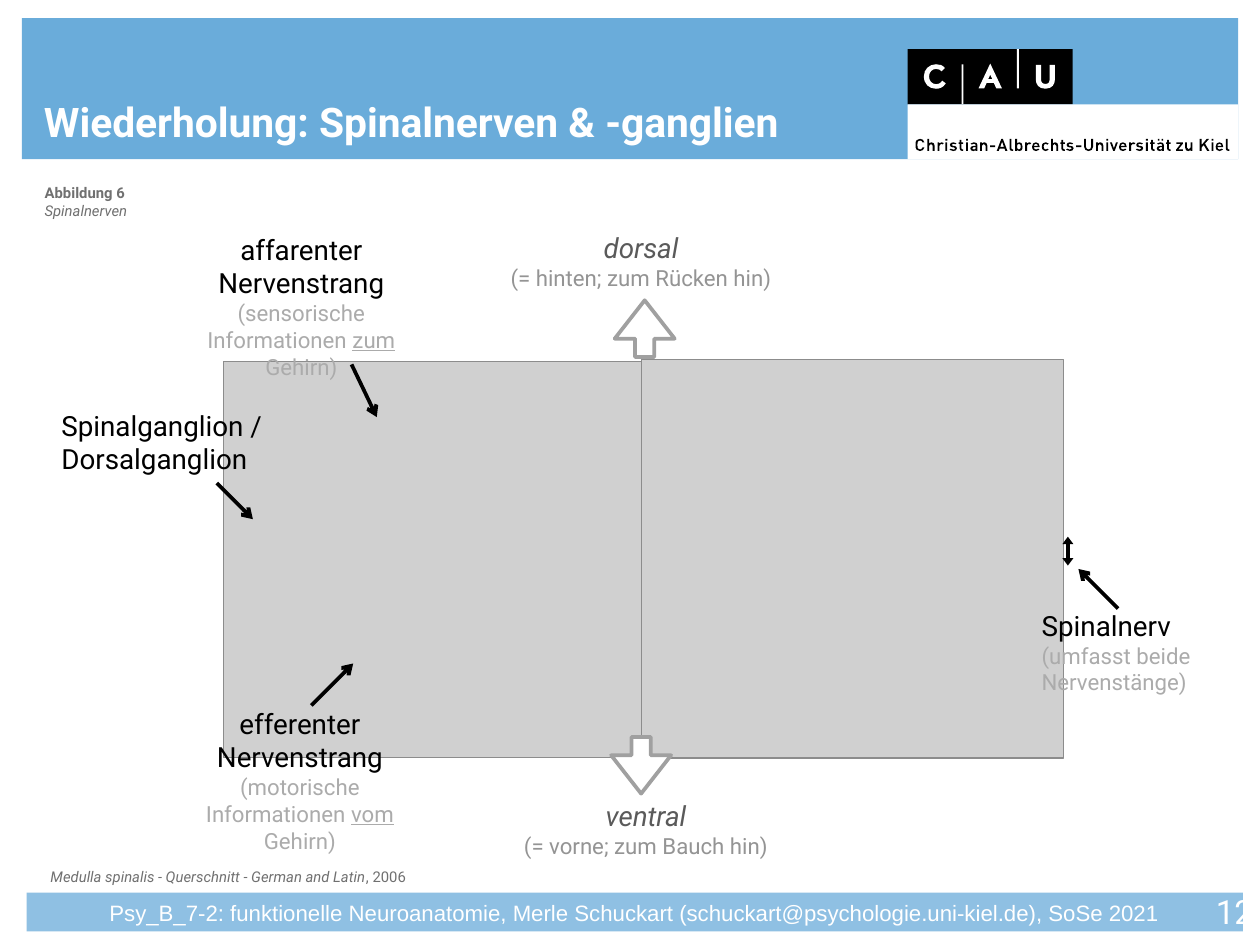
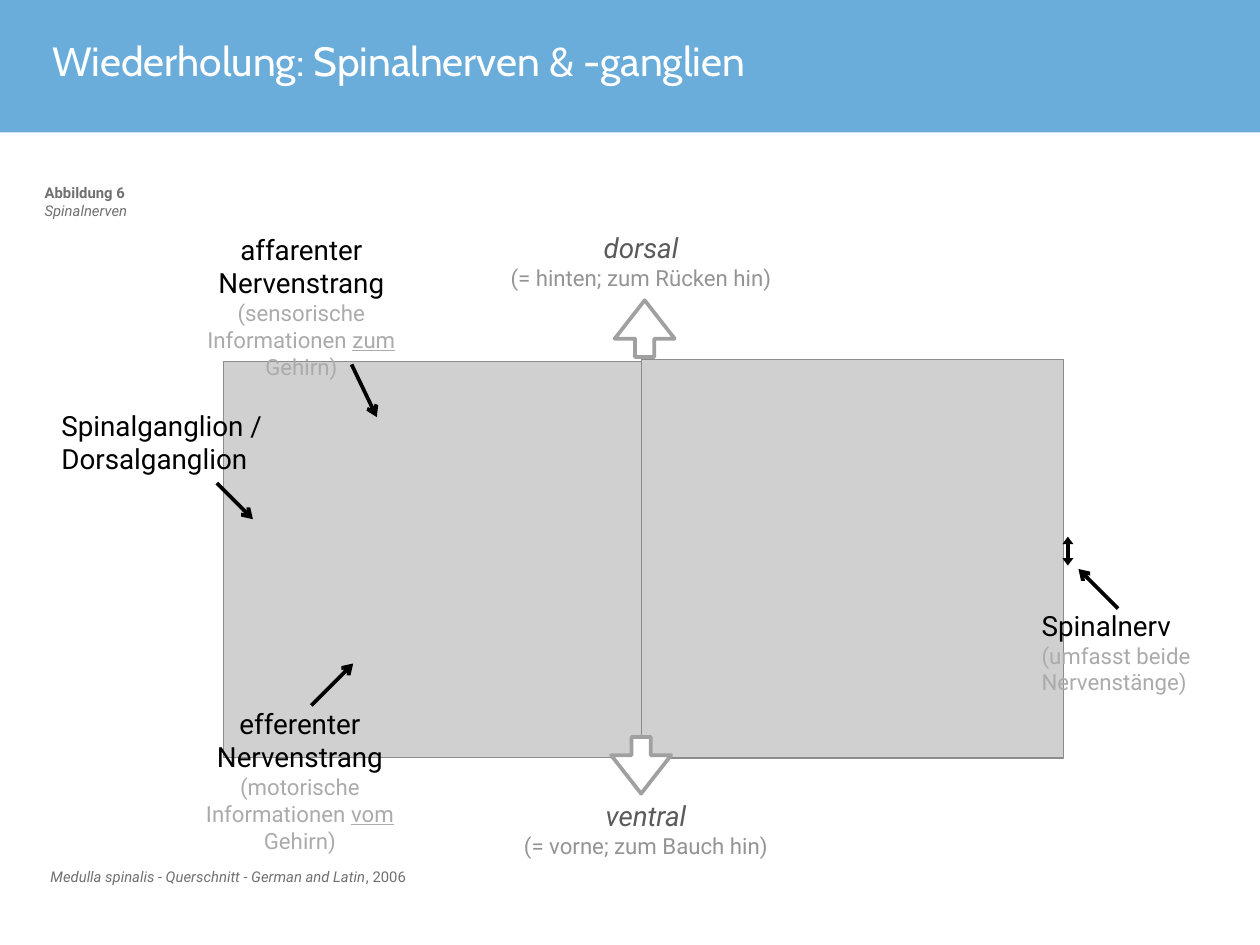
Before and after one commit to JuliusWelzel/teaching, a slide deck: slide 13 of seminars/funct_neuroanatomy_jw/Seminarfolien/FunNeuro_S07_Schmerz_MS.pptx (slide 12 before the commit). Drawn at 1260x945 pixels with LibreOffice and Linux fonts; fonts in the diff are those of the drawing; grey boxes stand for pictures; background and template pictures are left out. Boxes give left, top, right and bottom in pixels: in the first picture for what was removed or moved away, otherwise in the second. Text is boxed around its words. In the diff, an @@ line names an element or a change of style, - is before the commit and + after.

```diff
--- a/seminars/funct_neuroanatomy_jw/Seminarfolien/FunNeuro_S07_Schmerz_MS.pptx
+++ b/seminars/funct_neuroanatomy_jw/Seminarfolien/FunNeuro_S07_Schmerz_MS.pptx
@@ title "Wiederholung: Spinalnerven & -ganglien": place and size @@
-title "Wiederholung: Spinalnerven & -ganglien" at box(44, 106, 778, 146)
+title "Wiederholung: Spinalnerven & -ganglien" at box(53, 45, 745, 86)
@@ title "Wiederholung: Spinalnerven & -ganglien" at box(53, 45, 745, 86): font Roboto to Cabin, bold off; vertical alignment bottom to middle @@
@@ rectangle: place and size @@
-rectangle at box(21, 19, 1239, 160)
+rectangle at box(0, 0, 1260, 132)
@@ group removed at box(908, 49, 1239, 159): 4 rectangles, 4 freeform shapes @@
@@ rectangle removed at box(27, 893, 1244, 932) @@
@@ page number removed at box(1216, 894, 1253, 933) @@
-12
@@ text removed at box(109, 905, 1158, 926) @@
-Psy_B_7-2: funktionelle Neuroanatomie, Merle Schuckart (schuckart@psychologie.uni-kiel.de), SoSe 2021
```
Also in this commit, not shown: 19 other slides changed, 3 slides added, 2 slides removed, 8 other files.
